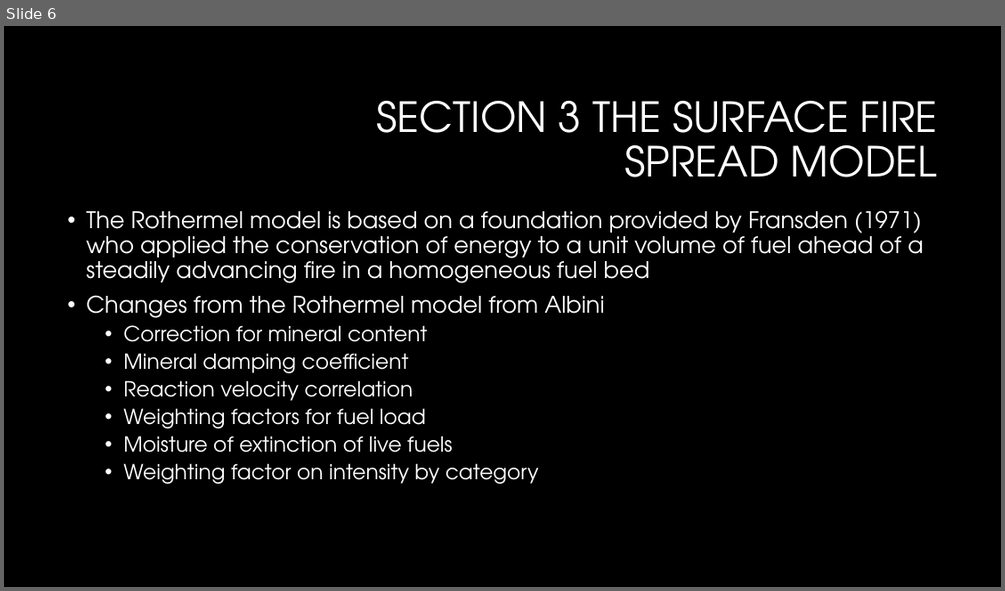
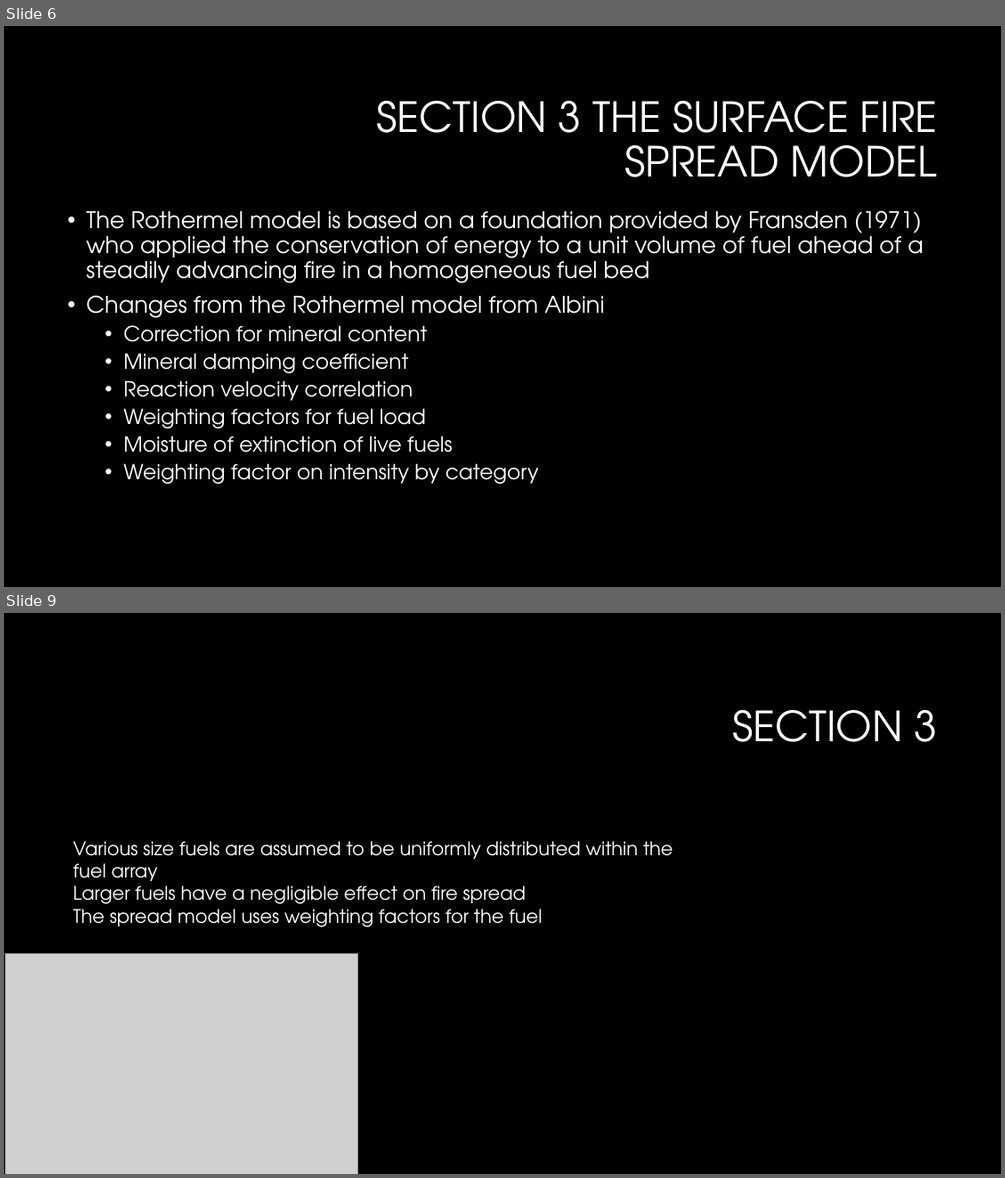
Before and after one commit to Jeremy-Benik/Meeting_Notes, a slide deck: Presentations/Rothermel_presentation.pptx. Shown one above the other, each under a label of ours: slide 6 before the commit, slides 6 and 9 after it; the slides between them are not shown. The pictures are 1005x591 and 1005x1178 pixels, drawn with LibreOffice and Linux fonts; fonts in the diff are those of the drawing; grey boxes stand for pictures; background and template pictures are left out. Boxes give left, top, right and bottom in pixels: in the first picture for what was removed or moved away, otherwise in the second. Text is boxed around its words. In the diff, an @@ line names an element or a change of style, - is before the commit and + after.

```diff
--- a/Presentations/Rothermel_presentation.pptx
+++ b/Presentations/Rothermel_presentation.pptx
@@ slide 9 added at (4,613,1001,1174), background #000000 @@
@@ title added at (732,710,938,742), 40 pt, text #FFFFFF @@
+SECTION 3
@@ text added at (73,841,673,927), 18 pt, text #FFFFFF @@
+Various size fuels are assumed to be uniformly distributed within the fuel array
+Larger fuels have a negligible effect on fire spread
+The spread model uses weighting factors for the fuel
@@ picture added at (6,954,357,1174) @@
```
Also in this commit, not shown: 2 other slides added, 1 other file.
